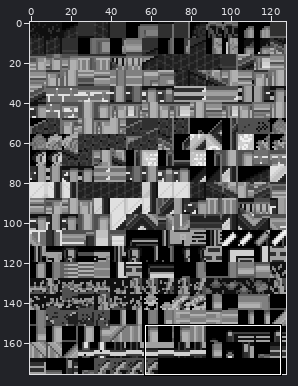
Sprite sheet -- data/tilesets/secondary/small_town_with_lab/tiles.png. The picture above shows the old version from afar; the outline marks the close-up.
Close-up. Before:
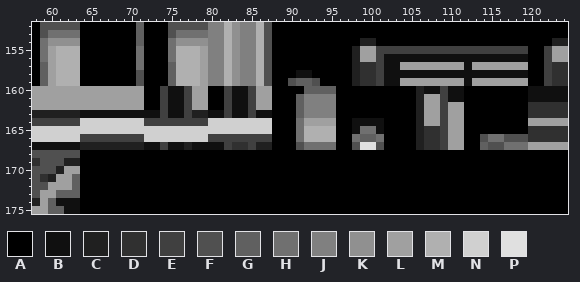
The file is 128x176 pixels. Shown: x 58..124, y 152..175.
Palette (. is transparent): A #000000  B #101010  C #202020  D #303030  E #404040  F #505050  G #606060  H #707070  J #808080  K #909090  L #a0a0a0  M #b0b0b0  N #d0d0d0  P #e0e0e0
Pixels before, first column x 58:
152 AFFFFFAAAAAAAGAAAFFFFFJJMKJJMFAAAAAAAAAAAAAAAAAAAAAAAAAAAAAAAAAAAAA
153 AFHHHHAAAAAAAGAAAFHHHHJJMKJJMFAAAAAAAAAAAAAAAAAAAAAAAAAAAAAAAAAAAAA
154 AHKKKKAAAAAAAGAAAHKKKKJJMKJJMFAAAAAAAAAAACCAAAAAAAAAAAAAAAAAAAAAACC
155 AHLMMMAAAAAAAHAAAHMMMLJJMKJJMFAAAAAAAAAACLLEEEEEEEEEEEEEEEEEEEAAELL
156 AHLMMMAAAAAAAHAAAHMMMLJJMKJJMFAAAAAAAAAACLLEBBBBBBBBBBBBBBBBBBAAELL
157 AGLMMMAAAAAAAHAAAGMMMLJJMKJJMFAAAAAAAAAACDDEBBLLLLLLLLBLLLLLLLAAEDD
158 AGLMMMAAAAAAAFAAAGMMMLJJMKJJMFAAABBAAAAACDDEBBBBBBBBBBBBBBBBBBAAEDD
159 AGLMMMAAAAAAAFAAAGMMMLJJMKJJMFAAFGGFAAAACDDEBBLLLLLLLLBLLLLLLLAAEDD
160 LLLLLLLLLLLLLLAAEBBELLAAEBBELLAAAAGGGGAAAAAAAAAACBBEBBAAAAAAAABBBBB
161 LLLLLLLLLLLLLLAAEBBELLAAEBBELLAAAGJJJJAAAAAAAAAACLLEBBAAAAAAAABBBBB
162 LLLLLLLLLLLLLLAAEBBELLAAEBBELLAAAGJJJJAAAAAAAAAACLLELLAAAAAAAADDDDD
163 CCCCCCBBBBBBBBBBEBBECCBBEBBEBBAAAGJJJJAAAAAAAAAACLLELLAAAAAAAADDDDD
164 EEEEEENNNNNNNNEEEEEEEENNNNNNNNAAAHLLLLAABBBBAAAACLLELLAAAAAAAALLLLL
165 NNNNNNNNNNNNNNNNNNNNNNNNNNNNNNAAAHMMMMAABHHBAAAACDDELLAAAAAAAADDDDD
166 NNNNNNEEEEEEEENNNNNNNNEEEEEEEEAAAHMMMMAAHGGHAAAACDDELLAAFHHFFFDDDDD
167 BBBBBBCCCCCCCCBBEBBCBBBBEDDECCAAAFHHHHAAFPPFAAAACDDELLAAGFFHHHLLLLL
168 FFFFFFAAAAAAAAAAAAAAAAAAAAAAAAAAAAAAAAAAAAAAAAAAAAAAAAAAAAAAAAAAAAA
169 DFFFCCAAAAAAAAAAAAAAAAAAAAAAAAAAAAAAAAAAAAAAAAAAAAAAAAAAAAAAAAAAAAA
170 FFFCLLAAAAAAAAAAAAAAAAAAAAAAAAAAAAAAAAAAAAAAAAAAAAAAAAAAAAAAAAAAAAA
171 FDCLLGAAAAAAAAAAAAAAAAAAAAAAAAAAAAAAAAAAAAAAAAAAAAAAAAAAAAAAAAAAAAA
172 FFLLLGAAAAAAAAAAAAAAAAAAAAAAAAAAAAAAAAAAAAAAAAAAAAAAAAAAAAAAAAAAAAA
173 FLLGGGAAAAAAAAAAAAAAAAAAAAAAAAAAAAAAAAAAAAAAAAAAAAAAAAAAAAAAAAAAAAA
174 CLGBBBAAAAAAAAAAAAAAAAAAAAAAAAAAAAAAAAAAAAAAAAAAAAAAAAAAAAAAAAAAAAA
175 LLGGBBAAAAAAAAAAAAAAAAAAAAAAAAAAAAAAAAAAAAAAAAAAAAAAAAAAAAAAAAAAAAA
The same view after the edit:
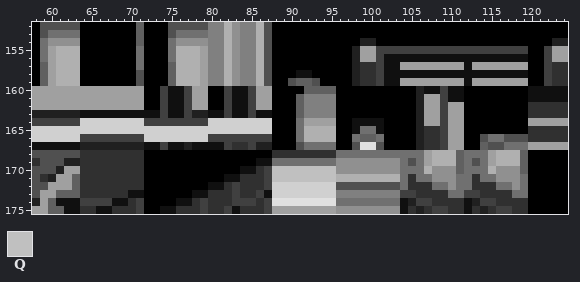
Colours new in this view: Q #c0c0c0
Change:
y 168: x 64..71 AAAAAAAA -> DDDDDDDD; x 88..119 AAAAAAAAAAAAAAAAAAAAAAAAAAAAAAAA -> DDDDDDDDHHHHHHHHHHHLMMMGHHHLMMMG
y 169: x 64..71 AAAAAAAA -> DDDDDDDD; x 86..119 AAAAAAAAAAAAAAAAAAAAAAAAAAAAAAAAAA -> BBHHHHHHHHKKKKKKKKHFHLMMMGHFHLMMMG
y 170: x 64..71 AAAAAAAA -> DDDDDDDD; x 84..119 AAAAAAAAAAAAAAAAAAAAAAAAAAAAAAAAAAAA -> BBDEQQQQQQQQKKKKKKKKHHHMKKKGHHHMKKKG
y 171: x 64..71 AAAAAAAA -> DDDDDDDD; x 82..119 AAAAAAAAAAAAAAAAAAAAAAAAAAAAAAAAAAAAAA -> BBDDDEQQQQQQQQMMMMMMMMHDHHKKKHHDHHKKKH
y 172: x 64..71 AAAAAAAA -> DDDDDDDD; x 80..119 AAAAAAAAAAAAAAAAAAAAAAAAAAAAAAAAAAAAAAAA -> BBDEDDDENNNNNNNNFFFFFFFFHDDDHHKHHDDDHHKH
y 173: x 64..71 AAAAAAAA -> DDDDDDBB; x 78..119 AAAAAAAAAAAAAAAAAAAAAAAAAAAAAAAAAAAAAAAAAA -> BBDDDEDDEBNNNNNNNNJJJJJJJJEEDDDDHHEEDDDDHH
y 174: x 64..71 AAAAAAAA -> EEEEBBDE; x 76..119 AAAAAAAAAAAAAAAAAAAAAAAAAAAAAAAAAAAAAAAAAAAA -> BBDEDDDEEEDEPPPPPPPPHHHHHHHHBCEEDDDDBCEEDDDD
y 175: x 64..71 AAAAAAAA -> DDBBDDDE; x 74..119 AAAAAAAAAAAAAAAAAAAAAAAAAAAAAAAAAAAAAAAAAAAAAA -> BBDDDEDDEBDDDELLLLLLLLKKKKKKKKBDCDEEDDBDCDEEDD
Where, in picture pixels (left, top, right, bottom), the same in both close-ups:
changed: (80, 150, 528, 214)
